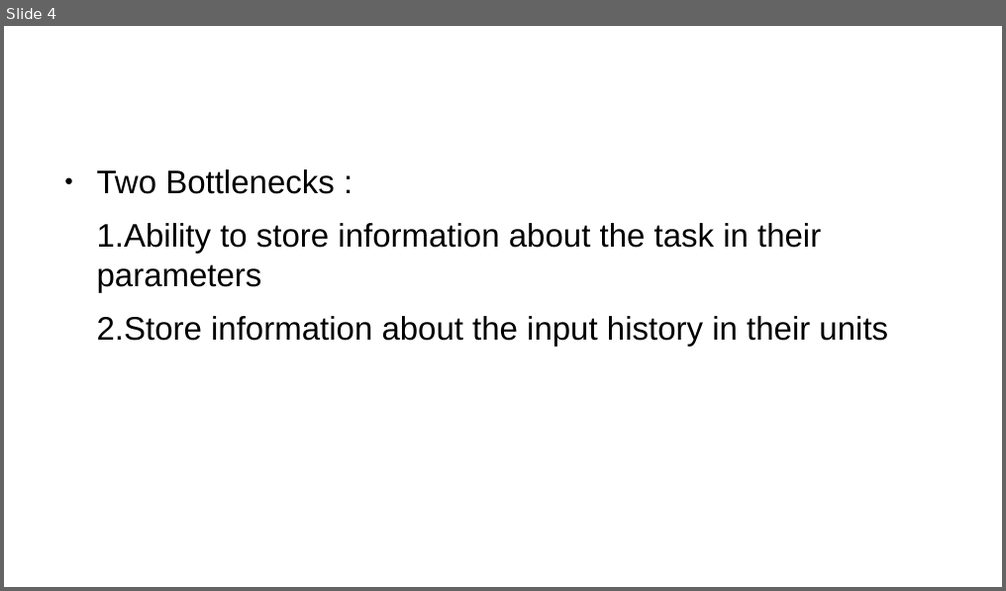
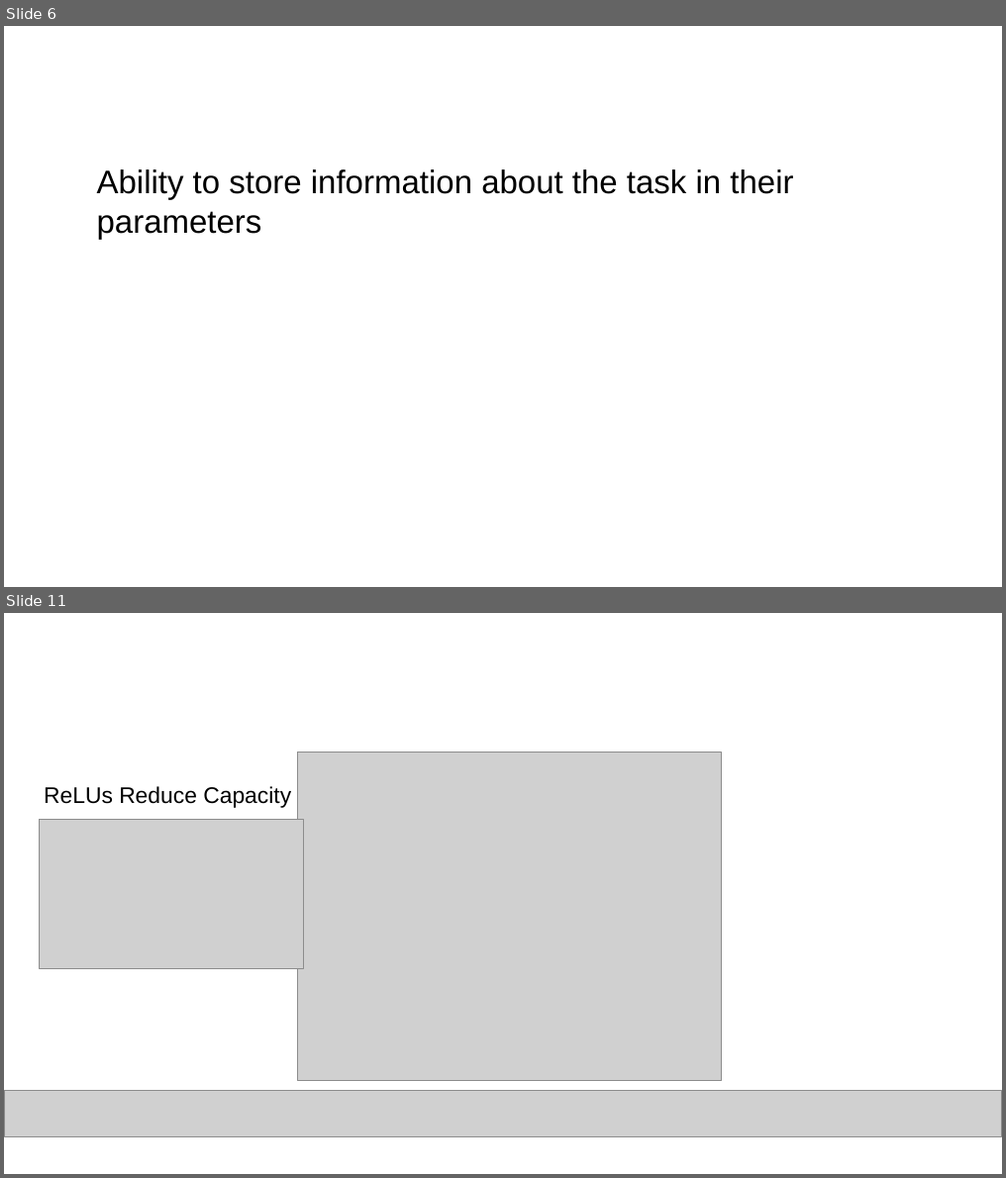
Before and after one commit to Lu-Yi-Hsun/home, a slide deck: docs/Machine Learning/Neural Networks/RNN/paper/2017 CAPACITY ANDTRAINABILITY INR ECURRENT NEURALN ETWORKS.odp. Shown one above the other, each under a label of ours: slide 4 before the commit, slides 6 and 11 after it; the slides between them are not shown. The pictures are 1006x591 and 1006x1178 pixels, drawn with LibreOffice and Linux fonts; fonts in the diff are those of the drawing; grey boxes stand for pictures; background and template pictures are left out. Boxes give left, top, right and bottom in pixels: in the first picture for what was removed or moved away, otherwise in the second. Text is boxed around its words. In the diff, an @@ line names an element or a change of style, - is before the commit and + after.

```diff
--- a/docs/Machine Learning/Neural Networks/RNN/paper/2017 CAPACITY ANDTRAINABILITY INR ECURRENT NEURALN ETWORKS.odp
+++ b/docs/Machine Learning/Neural Networks/RNN/paper/2017 CAPACITY ANDTRAINABILITY INR ECURRENT NEURALN ETWORKS.odp
@@ slide 11 added at (4,613,1002,1174), background #FFFFFF @@
@@ title added at (54,635,749,727), 35.7 pt, text #FFFFFF @@
+Additional Capacity實驗結果(Figure 2 a.)
@@ picture added at (298,752,722,1081) @@
@@ text added at (44,786,291,808), 18 pt, text #000000 @@
+ReLUs Reduce Capacity
@@ picture added at (40,820,304,968) @@
@@ picture added at (4,1091,1002,1138) @@
@@ what was slide 4 is now slide 6 @@
@@ slide 6 changed as well @@
@@ text at (97,170,793,240): text changed @@
-● Two Bottlenecks :
-1.Ability to store information about the task in their parameters
-2.Store information about the input history in their units
+Ability to store information about the task in their parameters
```
Also in this commit, not shown: 3 other slides changed, 12 other slides added, 32 other files.
